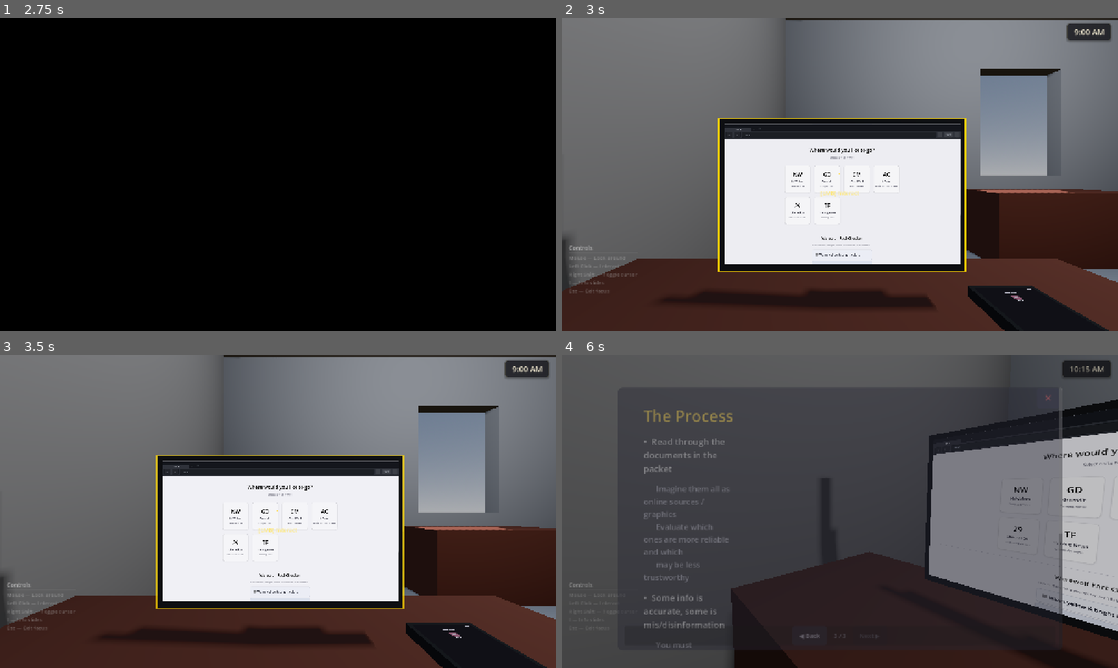
Above: before the commit, frames 1-4 (two rows, left to right).
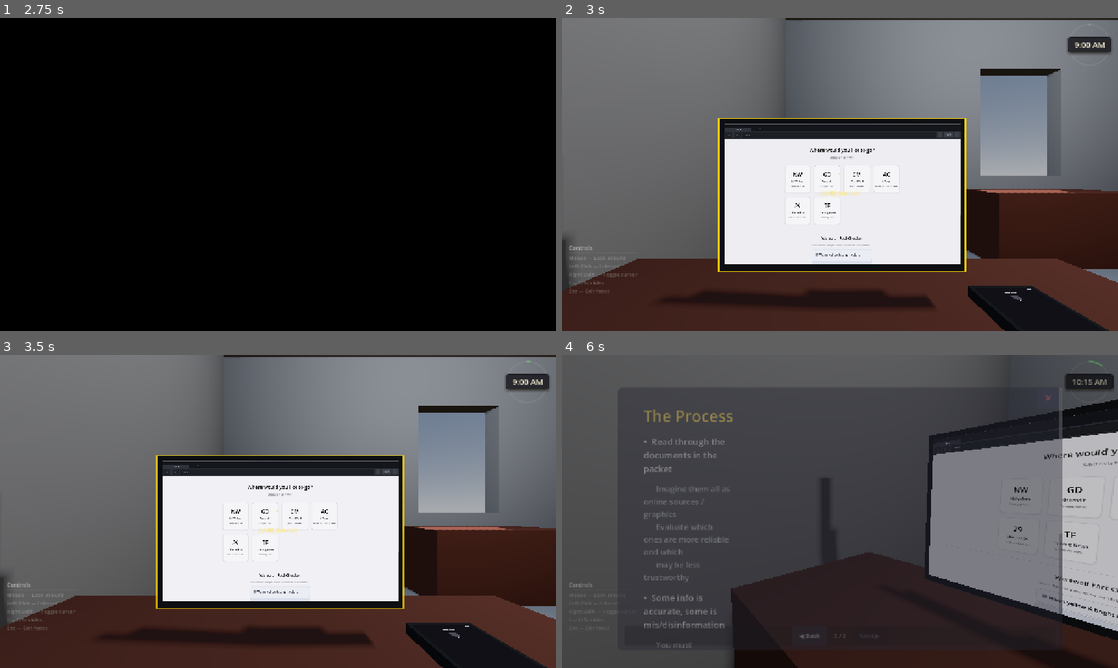
Above: after the commit, the same moments.

Repository: nickcyran/werewolf-on-campus
Game: Godot game, scene res://ui/landing_page/landing_page.tscn
Same seed, same stepped clock (60 frames per second), same inputs: the game is played once before the commit and once after it.
Inputs (mouse positions are in pixels of both pictures, inside the frame that each line leads up to):
- Up to frame 1 (2.75 s): click "Next ▶" at 0.5 s; click "Next ▶" at 1.25 s; click "Begin ▶" at 2 s
- Up to frame 2 (3 s): tap Enter at 2.75 s; move the mouse to (962, 158) at 2.77 s; press the mouse at (962, 158) at 2.78 s
- Up to frame 3 (3.5 s): no input
- Up to frame 4 (6 s): tap Space at 3.5 s; move the mouse to (812, 511) at 3.52 s; release the mouse at (812, 511) at 3.53 s; tap I (toggle_info) at 3.6 s; click (812, 511) at 3.67 s; click "Next ▶" at 4.25 s; click "Next ▶" at 5 s; click "✕" at 5.75 s

Frame 1 is identical in both runs. In frame 2, 0.7% of the frame differs, in the area x 80-99%, y 1-91%; in frame 3, 0.7%; in frame 4, 0.7%.

Commit message:
added urgency indicator for clock for visual feedback

Diff:
--- /dev/null
+++ b/entities/player/components/clock_ring.gd
@@ -0,0 +1,64 @@
+class_name ClockRing
+extends Control
+
+const _TRACK_COLOR := Color(1.0, 1.0, 1.0, 0.07)
+const _SAFE_COLOR  := Color(0.42, 0.75, 0.45, 0.72)
+const _WARN_COLOR  := Color(0.95, 0.70, 0.18, 0.90)
+const _CRIT_COLOR  := Color(0.746, 0.19, 0.219, 1.0)
+
+const _WARN_THRESH := 0.60
+const _CRIT_THRESH := 0.85
+
+var _progress: float = 0.0
+var _arc_color: Color = _SAFE_COLOR
+var _pulse_tween: Tween
+
+
+func _ready() -> void:
+	mouse_filter = MOUSE_FILTER_IGNORE
+
+
+func _process(_delta: float) -> void:
+	var p := DayClock.get_progress()
+	if p == _progress:
+		return
+
+	_progress = p
+
+	if _progress < _WARN_THRESH:
+		_arc_color = _SAFE_COLOR
+		_stop_pulse()
+	elif _progress < _CRIT_THRESH:
+		var t := (_progress - _WARN_THRESH) / (_CRIT_THRESH - _WARN_THRESH)
+		_arc_color = _SAFE_COLOR.lerp(_WARN_COLOR, t)
+		_stop_pulse()
+	else:
+		var t := (_progress - _CRIT_THRESH) / (1.0 - _CRIT_THRESH)
+		_arc_color = _WARN_COLOR.lerp(_CRIT_COLOR, t)
+		_start_pulse()
+
+	queue_redraw()
+
+
+func _draw() -> void:
+	var c := size / 2.0
+	var r := minf(size.x, size.y) / 2.0 - 3.0
+	draw_arc(c, r, 0.0, TAU, 80, _TRACK_COLOR, 2.0, true)
+	if _progress > 0.002:
+		var end_a := -PI * 0.5 + _progress * TAU
+		draw_arc(c, r, -PI * 0.5, end_a, 80, _arc_color, 3.0, true)
+
+
+func _start_pulse() -> void:
+	if _pulse_tween and _pulse_tween.is_running():
+		return
+	_pulse_tween = create_tween().set_loops()
+	_pulse_tween.tween_property(self, "modulate:a", 0.35, 0.4)
+	_pulse_tween.tween_property(self, "modulate:a", 1.0, 0.4)
+
+
+func _stop_pulse() -> void:
+	if _pulse_tween:
+		_pulse_tween.kill()
+		_pulse_tween = null
+	modulate.a = 1.0
--- a/entities/player/components/hud_manager.gd
+++ b/entities/player/components/hud_manager.gd
@@ -5,6 +5,10 @@
 var day_end_overlay: ColorRect
 
 var _time_tween: Tween
+
+const _LABEL_SAFE := Color(0.95, 0.92, 0.82, 1.0)
+const _LABEL_WARN := Color(0.98, 0.80, 0.28, 1.0)
+const _LABEL_CRIT := Color(0.98, 0.42, 0.30, 1.0)
 
 
 func initialize(label: Label, end_overlay: ColorRect) -> void:
@@ -16,13 +20,24 @@
 
 
 func _on_time_changed(display_time: String) -> void:
-	# Smooth pulse effect when time changes
+	var p := DayClock.get_progress()
+	var label_color: Color
+	if p < 0.60:
+		label_color = _LABEL_SAFE
+	elif p < 0.85:
+		label_color = _LABEL_SAFE.lerp(_LABEL_WARN, (p - 0.60) / 0.25)
+	else:
+		label_color = _LABEL_WARN.lerp(_LABEL_CRIT, (p - 0.85) / 0.15)
+
 	if _time_tween:
 		_time_tween.kill()
 
 	_time_tween = create_tween().set_trans(Tween.TRANS_QUAD).set_ease(Tween.EASE_OUT)
 	_time_tween.tween_property(time_label, "modulate:a", 0.5, 0.08)
-	_time_tween.tween_callback(func(): time_label.text = display_time)
+	_time_tween.tween_callback(func():
+		time_label.text = display_time
+		time_label.add_theme_color_override("font_color", label_color)
+	)
 	_time_tween.tween_property(time_label, "modulate:a", 1.0, 0.2)
 
 
--- a/entities/player/player.tscn
+++ b/entities/player/player.tscn
@@ -9,6 +9,7 @@
 [ext_resource type="Theme" uid="uid://d0jx4wd0hbena" path="res://ui/main_theme.tres" id="7_main_theme"]
 [ext_resource type="Script" path="res://entities/player/components/day_end_overlay.gd" id="8_day_end"]
 [ext_resource type="PackedScene" uid="uid://gl_overlay_scene01" path="res://features/guided_learning/guided_learning_overlay.tscn" id="9_guided"]
+[ext_resource type="Script" path="res://entities/player/components/clock_ring.gd" id="10_clock_ring"]
 
 [node name="Player" type="Node3D" unique_id=678926049]
 script = ExtResource("1_4v4u1")
@@ -80,29 +81,45 @@
 autowrap_mode = 3
 mouse_filter = 2
 
-[node name="TopBarMargin" type="MarginContainer" parent="UI/Control"]
-layout_mode = 1
-anchors_preset = 10
-anchor_right = 1.0
-offset_left = 16.0
+[node name="TimeWidget" type="Control" parent="UI/Control"]
+layout_mode = 1
+anchor_left = 1.0
+anchor_top = 0.0
+anchor_right = 1.0
+anchor_bottom = 0.0
+offset_left = -116.0
 offset_top = 12.0
 offset_right = -16.0
-offset_bottom = 52.0
-grow_horizontal = 2
-mouse_filter = 2
-
-[node name="TopBar" type="HBoxContainer" parent="UI/Control/TopBarMargin"]
-layout_mode = 2
-size_flags_vertical = 3
-mouse_filter = 2
-alignment = 2
-
-[node name="TimeBG" type="PanelContainer" parent="UI/Control/TopBarMargin/TopBar"]
+offset_bottom = 112.0
+grow_horizontal = 0
+grow_vertical = 2
+mouse_filter = 2
+
+[node name="ClockRing" type="Control" parent="UI/Control/TimeWidget"]
+layout_mode = 1
+anchors_preset = 15
+anchor_right = 1.0
+anchor_bottom = 1.0
+grow_horizontal = 2
+grow_vertical = 2
+mouse_filter = 2
+script = ExtResource("10_clock_ring")
+
+[node name="TimeBGCenter" type="CenterContainer" parent="UI/Control/TimeWidget"]
+layout_mode = 1
+anchors_preset = 15
+anchor_right = 1.0
+anchor_bottom = 1.0
+grow_horizontal = 2
+grow_vertical = 2
+mouse_filter = 2
+
+[node name="TimeBG" type="PanelContainer" parent="UI/Control/TimeWidget/TimeBGCenter"]
 layout_mode = 2
 theme_type_variation = &"HudTimeChip"
 mouse_filter = 2
 
-[node name="TimeLabel" type="Label" parent="UI/Control/TopBarMargin/TopBar/TimeBG"]
+[node name="TimeLabel" type="Label" parent="UI/Control/TimeWidget/TimeBGCenter/TimeBG"]
 unique_name_in_owner = true
 layout_mode = 2
 theme_type_variation = &"HudTime"
--- a/features/phone/phone_home.tscn
+++ b/features/phone/phone_home.tscn
@@ -1,9 +1,9 @@
-[gd_scene format=3]
+[gd_scene format=3 uid="uid://q2nsdxtwqwxh"]
 
-[ext_resource type="Script" path="res://features/phone/phone_home.gd" id="1_home"]
+[ext_resource type="Script" uid="uid://buokauuram3nf" path="res://features/phone/phone_home.gd" id="1_home"]
 [ext_resource type="PackedScene" path="res://features/phone/apps/capture/capture.tscn" id="2_capture"]
 
-[node name="PhoneHome" type="Control"]
+[node name="PhoneHome" type="Control" unique_id=674979227]
 layout_mode = 3
 anchors_preset = 15
 anchor_right = 1.0
@@ -12,11 +12,8 @@
 grow_vertical = 2
 script = ExtResource("1_home")
 app_scenes = Array[PackedScene]([ExtResource("2_capture")])
-app_labels = PackedStringArray("Capture")
-app_icons = PackedStringArray("📷")
-app_colors = PackedColorArray(0.55, 0.35, 0.45, 1)
 
-[node name="BG" type="ColorRect" parent="."]
+[node name="BG" type="ColorRect" parent="." unique_id=137296692]
 layout_mode = 1
 anchors_preset = 15
 anchor_right = 1.0
@@ -26,7 +23,7 @@
 mouse_filter = 2
 color = Color(0.08, 0.08, 0.1, 1)
 
-[node name="ScrollContainer" type="ScrollContainer" parent="."]
+[node name="ScrollContainer" type="ScrollContainer" parent="." unique_id=739233165]
 layout_mode = 1
 anchors_preset = 15
 anchor_right = 1.0
@@ -35,7 +32,7 @@
 grow_vertical = 2
 horizontal_scroll_mode = 0
 
-[node name="CenterMargin" type="MarginContainer" parent="ScrollContainer"]
+[node name="CenterMargin" type="MarginContainer" parent="ScrollContainer" unique_id=477973377]
 layout_mode = 2
 size_flags_horizontal = 3
 size_flags_vertical = 3
@@ -44,19 +41,19 @@
 theme_override_constants/margin_right = 32
 theme_override_constants/margin_bottom = 24
 
-[node name="VBox" type="VBoxContainer" parent="ScrollContainer/CenterMargin"]
+[node name="VBox" type="VBoxContainer" parent="ScrollContainer/CenterMargin" unique_id=888965161]
 layout_mode = 2
 size_flags_horizontal = 3
 theme_override_constants/separation = 32
 
-[node name="DateLabel" type="Label" parent="ScrollContainer/CenterMargin/VBox"]
+[node name="DateLabel" type="Label" parent="ScrollContainer/CenterMargin/VBox" unique_id=1771670414]
 layout_mode = 2
 theme_override_colors/font_color = Color(0.7, 0.7, 0.75, 1)
 theme_override_font_sizes/font_size = 22
 text = "Campus Phone"
 horizontal_alignment = 1
 
-[node name="Grid" type="GridContainer" parent="ScrollContainer/CenterMargin/VBox"]
+[node name="Grid" type="GridContainer" parent="ScrollContainer/CenterMargin/VBox" unique_id=660774955]
 layout_mode = 2
 size_flags_horizontal = 4
 theme_override_constants/h_separation = 32
--- a/ui/hud/hud_theme.tres
+++ b/ui/hud/hud_theme.tres
@@ -1,10 +1,10 @@
 [gd_resource type="Theme" format=3 uid="uid://bk7hudalias001"]
 
 [sub_resource type="StyleBoxFlat" id="sb_time_panel"]
-content_margin_left = 16.0
-content_margin_top = 6.0
-content_margin_right = 16.0
-content_margin_bottom = 6.0
+content_margin_left = 12.0
+content_margin_top = 5.0
+content_margin_right = 12.0
+content_margin_bottom = 5.0
 bg_color = Color(0.08, 0.08, 0.1, 0.75)
 border_width_left = 1
 border_width_top = 1
@@ -109,7 +109,7 @@
 HudInteractPrompt/font_sizes/font_size = 13
 HudTime/base_type = "Label"
 HudTime/colors/font_color = Color(0.95, 0.92, 0.82, 1)
-HudTime/font_sizes/font_size = 18
+HudTime/font_sizes/font_size = 16
 InfoSlidePanel/base_type = "Panel"
 InfoSlidePanel/styles/panel = SubResource("sb_info_slide_panel")
 InfoBody/base_type = "Label"
Binary file added: assets/logos/Trifang crest.png
Not shown, added: assets/logos/Trifang crest.png.import
Not shown, added: entities/player/components/clock_ring.gd.uid
